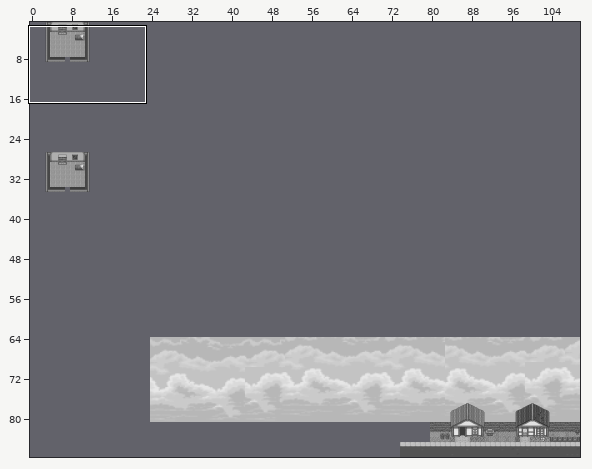
An edit to a level. Tiled map, src/assets/map/game_map.tmx. The picture above shows the old version from afar; the outline marks the close-up.
Close-up. First the earlier version:
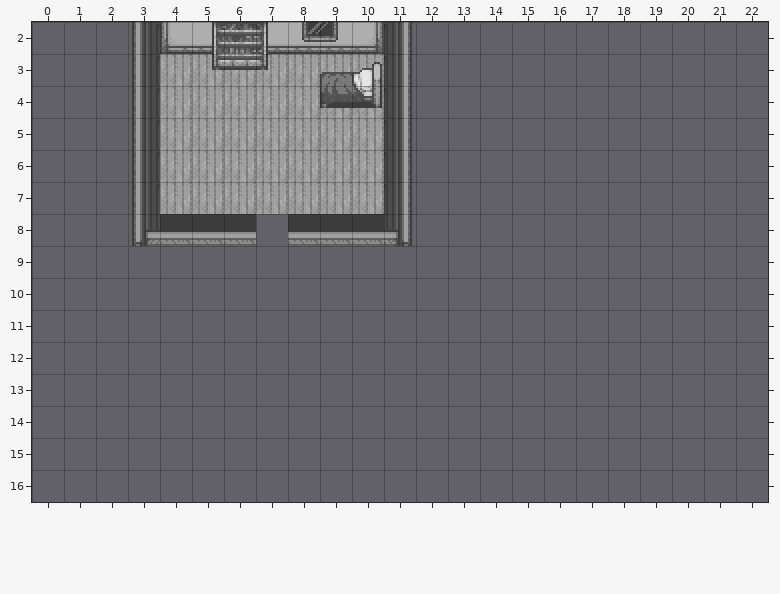
Cells are 16x16 px. Shown: x 0..22, y 2..16. The commit also changed other parts of the map, which this record leaves out.
Now the later version:
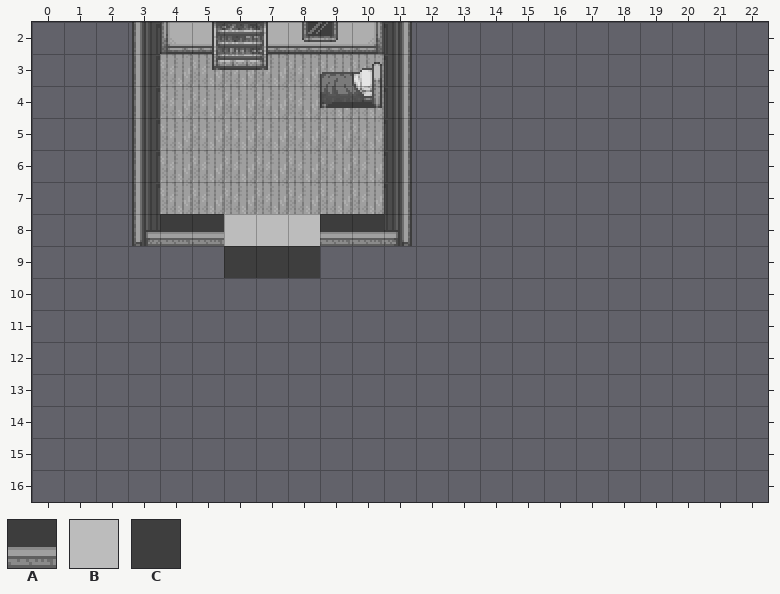
Key: from "house": A 1934; from "inside": B 311, C 324.
_ is an empty cell.
Tiles of an added or newly shown layer are drawn over the layers below it.
From old to new:
Layer "bedroomFloor" (added):
y 8: x 6..8 ___ -> BBB
y 9: x 6..8 ___ -> CCC
Layer "inside1":
y 8: x 6 A -> _; x 8 A -> _
Changed places in both close-ups, as pixel boxes (x1, y1, x2, y2):
changed: (224, 214, 320, 278)
